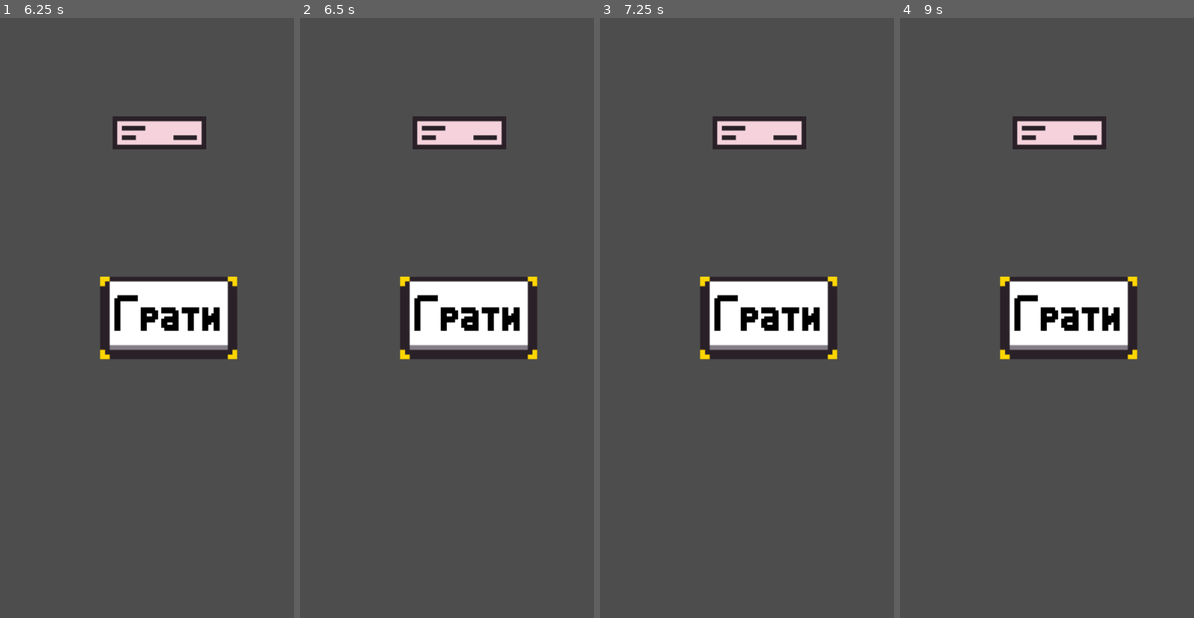
Above: before the commit, frames 1-4 (left to right).
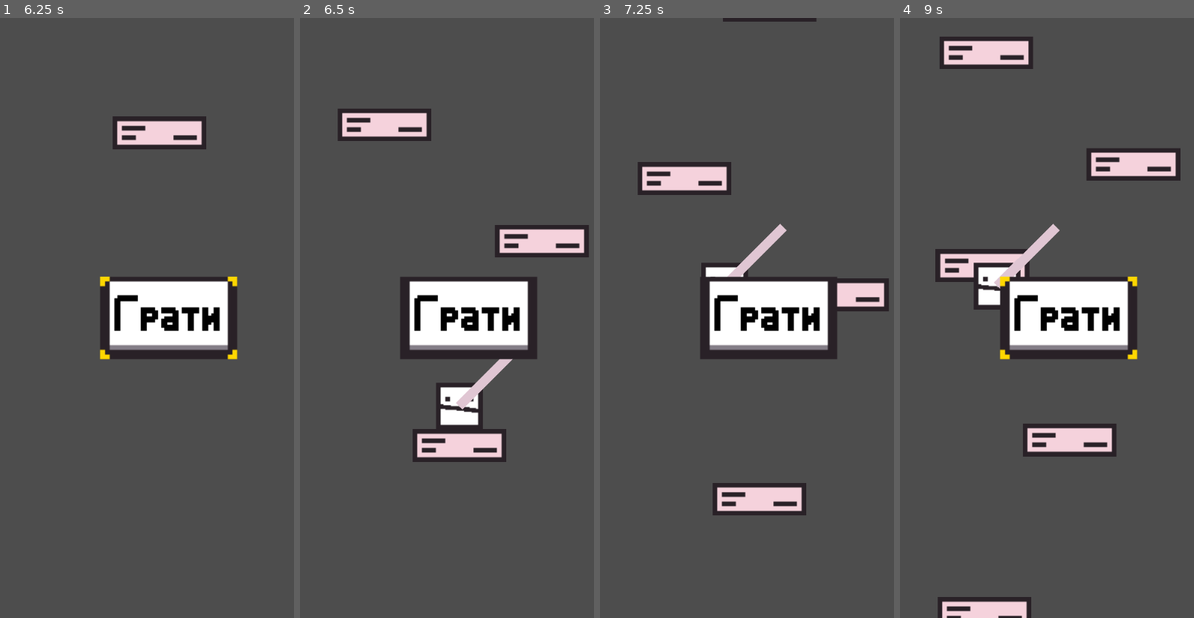
Above: after the commit, the same moments.

Repository: Damglador/PixelJump
Game: Godot game, scene res://scenes/game.tscn
Two runs of this game, one before a commit and one after it. Both use one fixed random seed, a clock stepped at 60 frames per second and the inputs below.
Inputs (mouse positions are in pixels of both pictures, inside the frame that each line leads up to):
- Up to frame 1 (6.25 s): click "Грати" at 0.5 s; click "Грати" at 1.25 s; click "Грати" at 2 s; tap Enter at 2.75 s; move the mouse to (244, 288) at 2.77 s; click (244, 288) at 2.92 s; tap Space at 3.5 s; drag from (99, 348) to (152, 438) at 3.52 s; move the mouse to (202, 186) at 4.27 s; click (202, 186) at 4.42 s; drag from (152, 438) to (67, 228) at 5.02 s; move the mouse to (270, 408) at 5.77 s; click (270, 408) at 5.92 s
- Up to frame 2 (6.5 s): no input
- Up to frame 3 (7.25 s): drag from (667, 228) to (767, 414) at 6.52 s
- Up to frame 4 (9 s): move the mouse to (1085, 318) at 7.27 s; click (1085, 318) at 7.42 s; drag from (1017, 168) to (999, 348) at 8.02 s; move the mouse to (1144, 288) at 8.77 s; click (1144, 288) at 8.92 s

Frame 1 is identical in both runs. In frame 2, 7.9% of the frame differs, in the area x 12-99%, y 15-74%; in frame 3, 7.1%; in frame 4, 10%, in the area x 11-96%, y 3-100%.

Commit message:
Automatically reload scene

Diff:
--- a/src/scripts/death_zone.gd
+++ b/src/scripts/death_zone.gd
@@ -4,18 +4,21 @@
 
 # Called when the node enters the scene tree for the first time.
 func _ready() -> void:
+	pass
+
 	pass # Replace with function body.
 
 # Called every frame. 'delta' is the elapsed time since the previous frame.
-func _process(delta: float) -> void:
+func _process(_delta: float) -> void:
 	pass
 
 
 func _on_area_2d_body_entered(body: Node2D) -> void:
 	if is_instance_valid(body):
-			print("Node is valid")
 			if body.is_in_group("Platform"):
 				body.queue_free()
 			if body.is_in_group("Player"):
 				player.get_node("CharacterBody2D/Camera2D").position_smoothing_enabled = true
+				await get_tree().create_timer(0.5).timeout
+				get_tree().reload_current_scene()
 				pass
